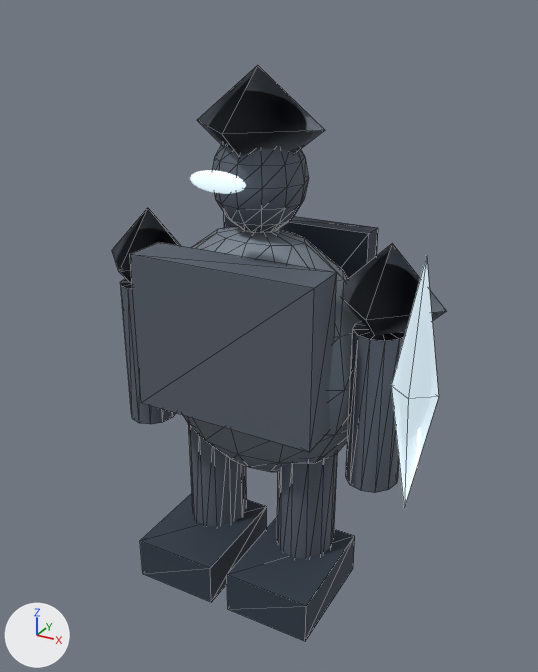
Two versions of the glTF model public/assets/3d/enemies/shadow-soldier.glb, one commit apart.
Before and after are seen from a 50 mm camera at (1.34, -2.37, 2.29) aimed at (0.04, 0.0, 1.1). Every picture has the same lights, and +X, +Y and +Z are marked at lower left. The older version comes first. Mesh edges are drawn as thin lines on the coarser meshes. Where no turn or scale is listed for an object, it has been applied to the vertices.

Objects in the first picture: 'arm1', 'blade', 'breastplate', 'cape', 'head', 'helmet', 'leftBoot', 'leftLeg', 'rightBoot', 'rightLeg', 'shoulder1', 'torso' and 3 more.
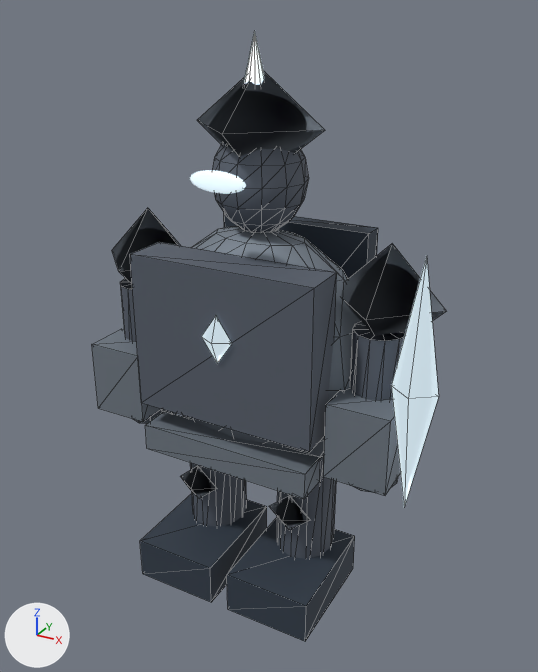
Where the change shows, as pixel boxes (x1, y1, x2, y2) in the pictures (538 x 672 px):
'ExtraBelt', added: after (145, 411, 320, 499)
'ExtraForearmR', added: after (323, 388, 400, 495)
'ExtraForearmL', added: after (92, 329, 161, 422)
'ExtraChestSigil', added (pale blue): after (201, 316, 232, 364)
'ExtraKneeR', added: after (269, 496, 310, 530)
'ExtraKneeL', added: after (180, 466, 217, 499)
'ExtraHelmetCrest', added (pale blue): after (244, 31, 264, 85)
'arm-1', unchanged, covered by the edit: (120, 278, 176, 424) in both

Diff of the bpy script that builds the scene:
```diff
--- a/public/assets/3d/enemies/shadow-soldier.glb.py
+++ b/public/assets/3d/enemies/shadow-soldier.glb.py
@@ me_cone_2 @@
+me_cone_2.from_pydata([(0.065, 0.0, -0.14), (0.056, -0.032, -0.14), (0.032, -0.056, -0.14), (0.0, -0.065, -0.14), (-0.032, -0.056, -0.14), (-0.056, -0.032, -0.14), (-0.065, 0.0, -0.14), (-0.056, 0.032, -0.14), (-0.032, 0.056, -0.14), (0.0, 0.065, -0.14), (0.032, 0.056, -0.14), (0.056, 0.032, -0.14), (0.065, 0.0, -0.14), (0.0, 0.0, 0.14), (0.0, 0.0, -0.14)], [], [(0, 13, 1), (1, 13, 2), (2, 13, 3), (3, 13, 4), (4, 13, 5), (5, 13, 6), (6, 13, 7), (7, 13, 8), (8, 13, 9), (9, 13, 10), (10, 13, 11), (11, 13, 12), (14, 1, 0), (14, 2, 1), (14, 3, 2), (14, 4, 3), (14, 5, 4), (14, 6, 5), (14, 7, 6), (14, 8, 7), (14, 9, 8), (14, 10, 9), (14, 11, 10), (14, 12, 11)])
+me_cone_2.materials.append(mat_arcaneemissive)  # pale blue #c5d6df, glowing pale blue #c5d6df
@@ me_box_1 @@
+me_box_1.from_pydata(...)  # a box spanning x -0.5..0.5, y -0.5..0.5, z -0.5..0.5
+me_box_1.materials.append(mat_forgedsteel)  # grey #858f9a
@@ ob_extrahelmetcrest @@
+ob_extrahelmetcrest = bpy.data.objects.new('ExtraHelmetCrest', me_cone_2)
+ob_extrahelmetcrest.location = (0.0, -0.03, 2.08)
@@ ob_extrakneer @@
+ob_extrakneer = bpy.data.objects.new('ExtraKneeR', me_octa_1)
+ob_extrakneer.parent = ob_modelroot
+ob_extrakneer.location = (0.22, -0.16, 0.42)
+ob_extrakneer.scale = (0.19, 0.12, 0.17)
@@ ob_extrakneel @@
+ob_extrakneel = bpy.data.objects.new('ExtraKneeL', me_octa_1)
+ob_extrakneel.parent = ob_modelroot
+ob_extrakneel.location = (-0.22, -0.16, 0.42)
+ob_extrakneel.scale = (0.19, 0.12, 0.17)
@@ ob_extrachestsigil @@
+ob_extrachestsigil = bpy.data.objects.new('ExtraChestSigil', me_octa_2)
+ob_extrachestsigil.parent = ob_modelroot
+ob_extrachestsigil.location = (0.0, -0.32, 1.2)
+ob_extrachestsigil.scale = (0.13, 0.07, 0.19)
@@ ob_extraforearmr @@
+ob_extraforearmr = bpy.data.objects.new('ExtraForearmR', me_box_1)
+ob_extraforearmr.parent = ob_modelroot
+ob_extraforearmr.location = (0.53, -0.17, 0.87)
+ob_extraforearmr.scale = (0.24, 0.19, 0.3)
@@ ob_extraforearml @@
+ob_extraforearml = bpy.data.objects.new('ExtraForearmL', me_box_1)
+ob_extraforearml.parent = ob_modelroot
+ob_extraforearml.location = (-0.53, -0.17, 0.87)
+ob_extraforearml.scale = (0.24, 0.19, 0.3)
@@ ob_extrabelt @@
+ob_extrabelt = bpy.data.objects.new('ExtraBelt', me_box_1)
+ob_extrabelt.parent = ob_modelroot
+ob_extrabelt.location = (0.0, -0.25, 0.69)
+ob_extrabelt.scale = (0.72, 0.13, 0.11)
```
